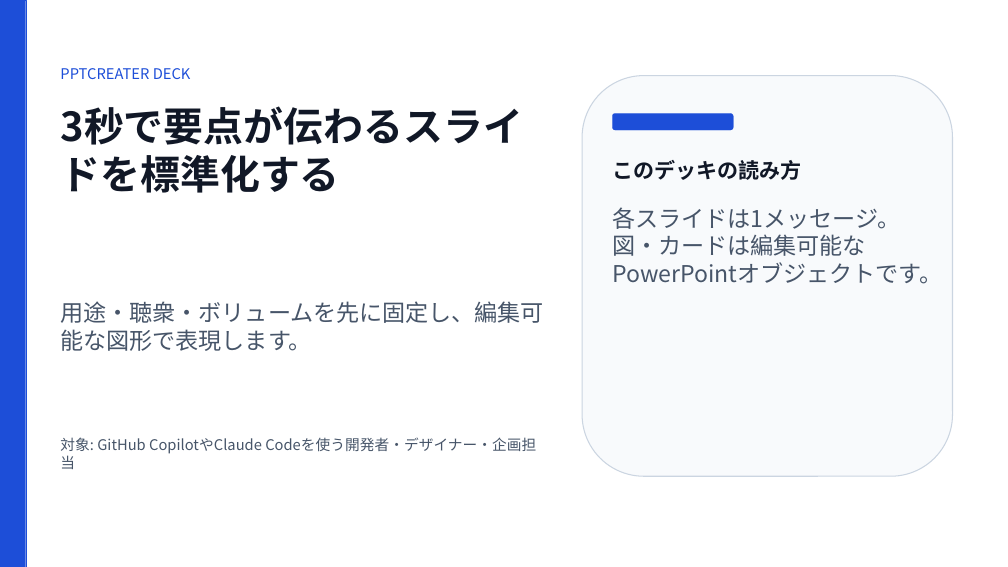
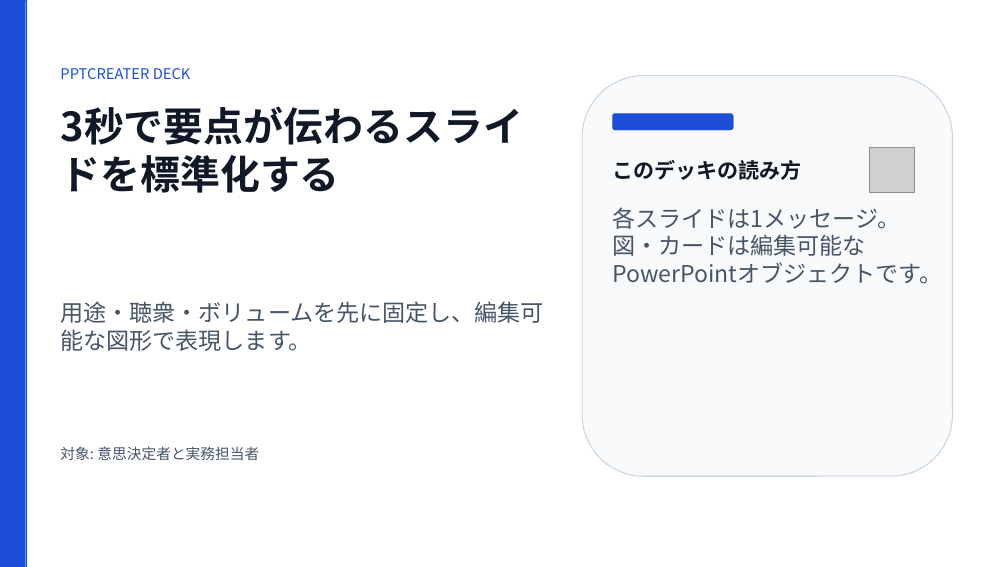
Before and after one commit to murasamelabo/pptcreater, a slide deck: slide 1 of samples/pptcreater-overview.pptx. Drawn at 1008x567 pixels with LibreOffice and Linux fonts; fonts in the diff are those of the drawing; grey boxes stand for pictures; background and template pictures are left out. Boxes give left, top, right and bottom in pixels: in the first picture for what was removed or moved away, otherwise in the second. Text is boxed around its words. In the diff, an @@ line names an element or a change of style, - is before the commit and + after.

```diff
--- a/samples/pptcreater-overview.pptx
+++ b/samples/pptcreater-overview.pptx
@@ picture added at (870,147,915,193) @@
@@ text at (60,446,259,460): text changed @@
-対象: GitHub CopilotやClaude Codeを使う開発者・デザイナー・企画担当
+対象: 意思決定者と実務担当者
```
Also in this commit, not shown: 3 other slides changed, 11 other files.
